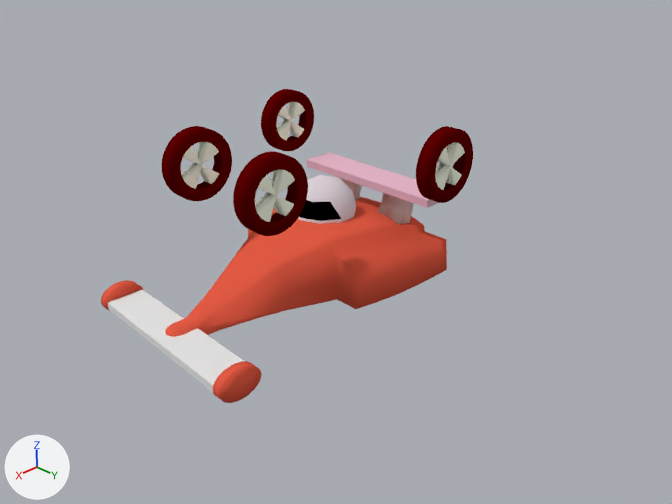
An edit to the Blender file resources/vehicles/sprinter/sprinter.blend, drawn before and after from the same camera.
Before and after are seen from the file's camera 'Camera'. The lights are fixed; the arrows at lower left show +X, +Y and +Z.

Script lines for the objects in view, before the commit:
```python
ob_cpl_muso_001 = bpy.data.objects.new('cpl_muso.001', me_cpl_muso_001)
ob_cpl_muso_001.location = (0.0, 0.0, 0.0)
ob_wheel_fl = bpy.data.objects.new('wheel.fl', me_wheel_fr_000)
ob_wheel_fl.location = (0.357, 0.226, 0.459)
ob_wheel_fr = bpy.data.objects.new('wheel.fr', me_wheel_fr_001)
ob_wheel_fr.location = (0.357, -0.226, 0.459)
ob_wheel_rl = bpy.data.objects.new('wheel.rl', me_wheel_fr_003)
ob_wheel_rl.location = (-0.295, 0.46, 0.459)
ob_wheel_rr = bpy.data.objects.new('wheel.rr', me_wheel_fr_002)
ob_wheel_rr.location = (-0.295, -0.46, 0.459)
# also in view: 'casco' at (-0.091, -0.01, 0.243); 'alettonemuso.1' at (0.674, 0.002, -0.071); 'salettone_muso' at (-0.394, 0.002, 0.267); 'ralet_sx' at (-0.364, 0.157, 0.173); 'chassis' at (0.13, -0.003, 0.035)
```
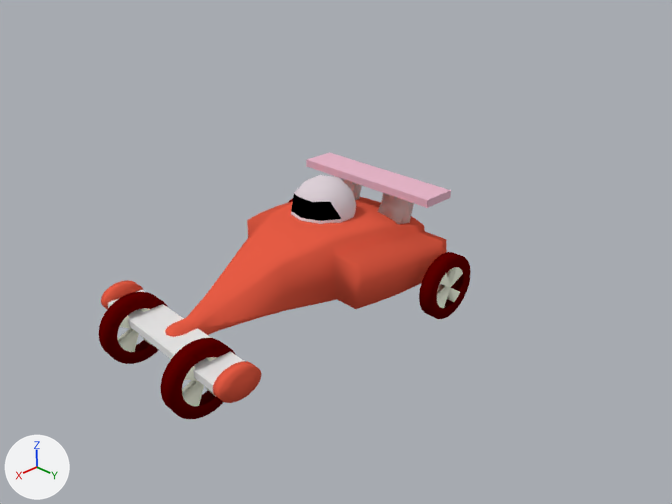
What differs and where, as boxes (x1, y1, x2, y2) in the pictures (672 x 504 px):
'wheel.fl', moved: before (233, 151, 308, 236); after (160, 338, 236, 419)
'wheel.fr', moved: before (162, 126, 232, 201); after (99, 292, 168, 364)
'wheel.rl', moved: before (416, 126, 473, 203); after (419, 252, 471, 319)
'wheel.rr', moved (not visible afterwards): before (261, 89, 314, 151)

Patch to the scene script:
```diff
--- a/resources/vehicles/sprinter/sprinter.blend.py
+++ b/resources/vehicles/sprinter/sprinter.blend.py
@@ ob_wheel_rl @@
 ob_wheel_rl = bpy.data.objects.new('wheel.rl', me_wheel_fr_003)
-ob_wheel_rl.location = (-0.295, 0.46, 0.459)
+ob_wheel_rl.location = (-0.353, 0.46, -0.087)
@@ ob_wheel_rr @@
 ob_wheel_rr = bpy.data.objects.new('wheel.rr', me_wheel_fr_002)
-ob_wheel_rr.location = (-0.295, -0.46, 0.459)
+ob_wheel_rr.location = (-0.353, -0.46, -0.087)
@@ ob_wheel_fl @@
 ob_wheel_fl = bpy.data.objects.new('wheel.fl', me_wheel_fr_000)
-ob_wheel_fl.location = (0.357, 0.226, 0.459)
+ob_wheel_fl.location = (0.712, 0.226, -0.125)
@@ ob_wheel_fr @@
 ob_wheel_fr = bpy.data.objects.new('wheel.fr', me_wheel_fr_001)
-ob_wheel_fr.location = (0.357, -0.226, 0.459)
+ob_wheel_fr.location = (0.712, -0.226, -0.125)
```
